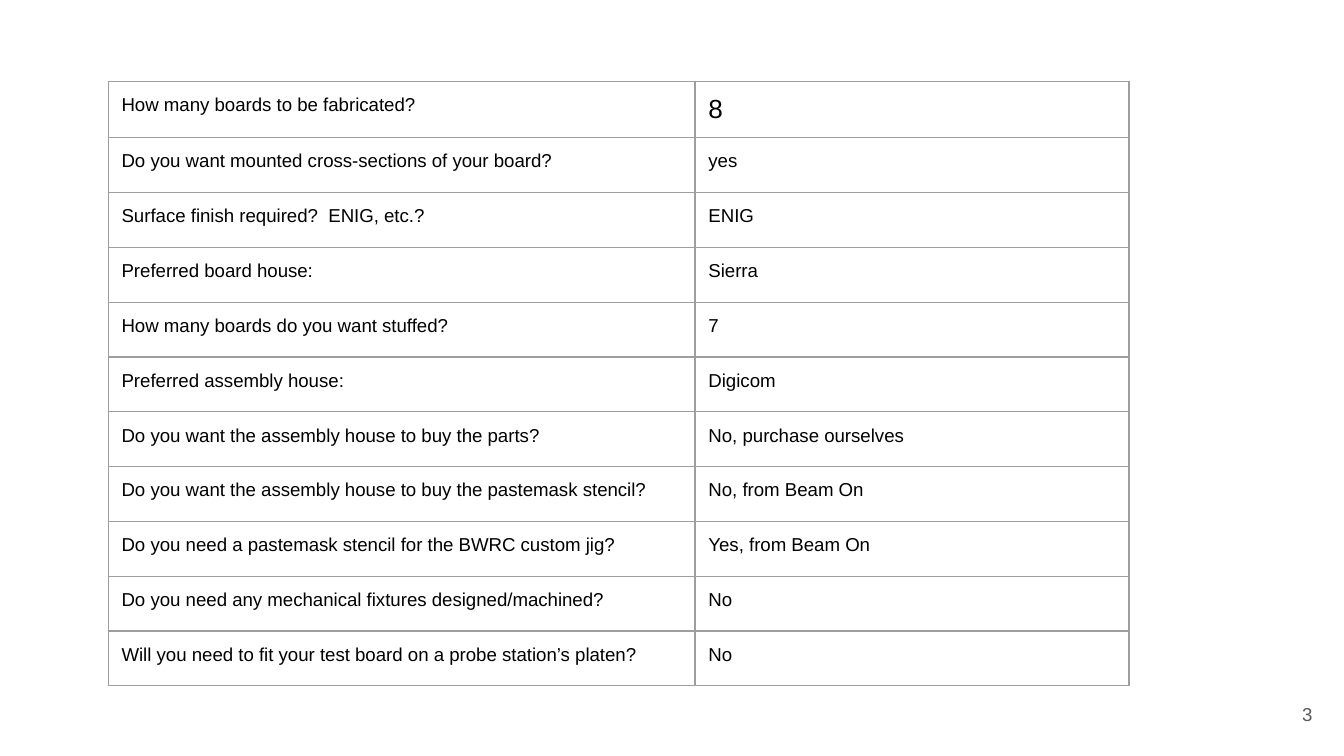
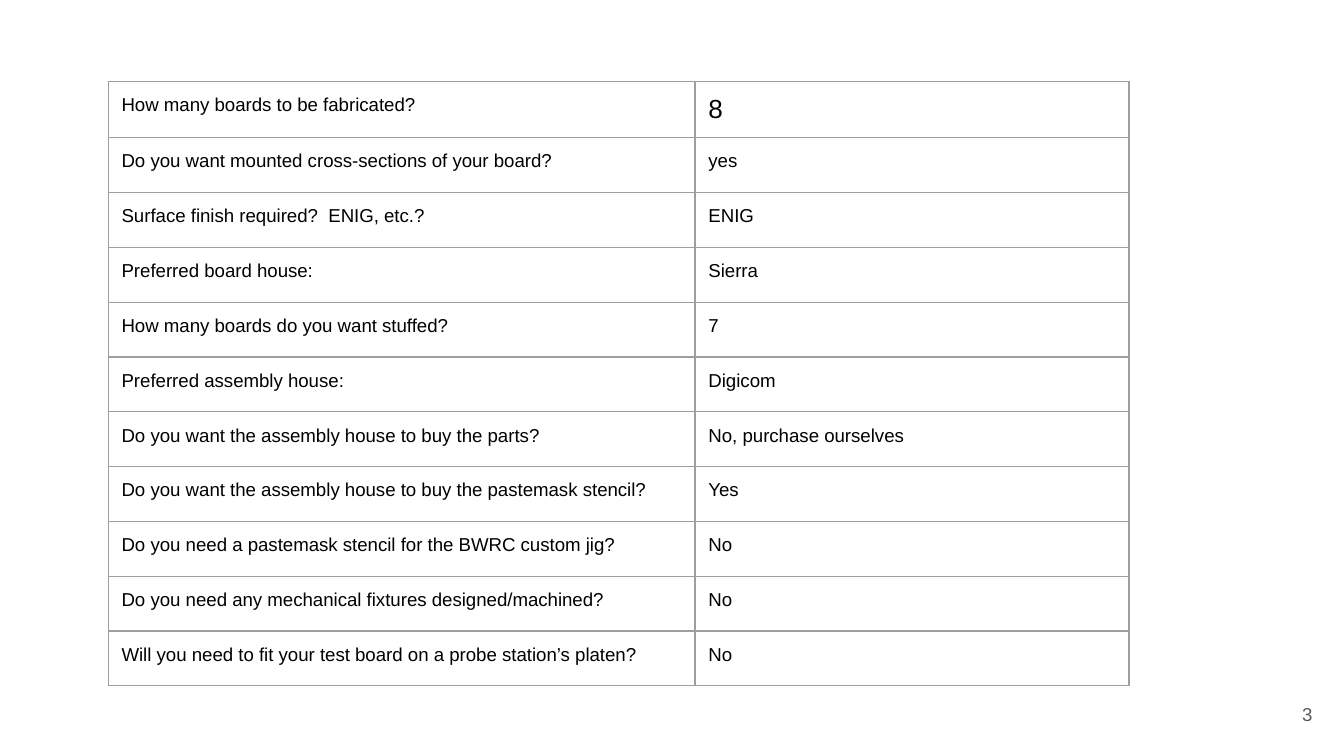
Before and after one commit to rahulk29/stac-pcb, a slide deck: slide 3 of Files_for_TestPlan_BoardPhysicalPlan/Board_Physical_Plan_stac_pcb.pptx. Drawn at 1344x756 pixels with LibreOffice and Linux fonts; fonts in the diff are those of the drawing. Boxes give left, top, right and bottom in pixels: in the first picture for what was removed or moved away, otherwise in the second. Text is boxed around its words. In the diff, an @@ line names an element or a change of style, - is before the commit and + after.

```diff
--- a/Files_for_TestPlan_BoardPhysicalPlan/Board_Physical_Plan_stac_pcb.pptx
+++ b/Files_for_TestPlan_BoardPhysicalPlan/Board_Physical_Plan_stac_pcb.pptx
@@ table at (109,82,1130,688) @@
-row 8, column 2: No, from Beam On
+row 8, column 2: Yes
-row 9, column 2: Yes, from Beam On
+row 9, column 2: No
```
Also in this commit, not shown: 2 other slides changed, 1 slide added, 1 other file.
